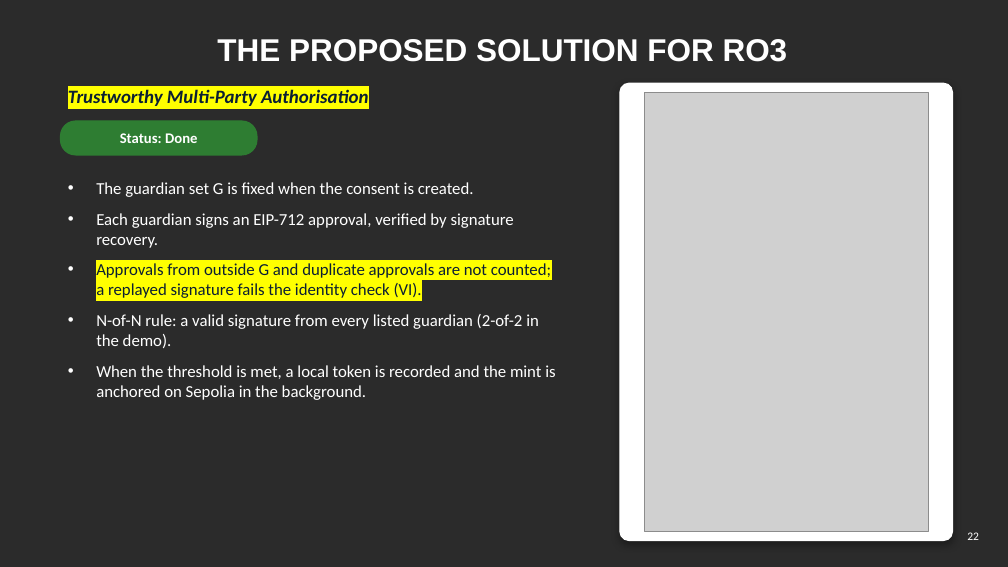
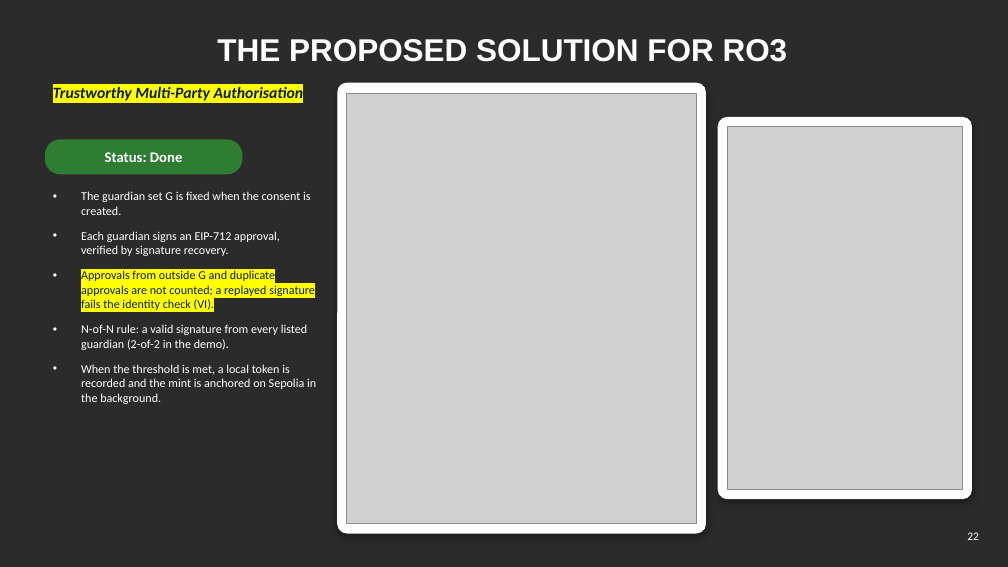
Before and after one commit to yasir12345678900/HealthRWA-Sepolia-Personal-try, a slide deck: slide 22 of docs/Yasir_CA2_Reassessment_Slides_YELLOW_changes.pptx. Drawn at 1008x567 pixels with LibreOffice and Linux fonts; fonts in the diff are those of the drawing; grey boxes stand for pictures; background and template pictures are left out; a plain dark background stands for a picture behind light text. Boxes give left, top, right and bottom in pixels: in the first picture for what was removed or moved away, otherwise in the second. Text is boxed around its words. In the diff, an @@ line names an element or a change of style, - is before the commit and + after.

```diff
--- a/docs/Yasir_CA2_Reassessment_Slides_YELLOW_changes.pptx
+++ b/docs/Yasir_CA2_Reassessment_Slides_YELLOW_changes.pptx
@@ text "Trustworthy Multi-Party Authorisation" moved from (x1=68, y1=89, x2=369, y2=106) to (x1=53, y1=85, x2=304, y2=103) @@
@@ text "Trustworthy Multi-Party Authorisation" at (x1=53, y1=85, x2=304, y2=103): size 18 to 15 pt; vertical alignment middle to top @@
@@ rounded rectangle added at (x1=338, y1=83, x2=706, y2=533), fill #FFFFFF, outline #FFFFFF 1 pt @@
@@ picture added at (x1=347, y1=93, x2=696, y2=523) @@
@@ rounded rectangle resized from (x1=620, y1=83, x2=953, y2=541) to (x1=718, y1=117, x2=972, y2=498) @@
@@ rounded rectangle at (x1=718, y1=117, x2=972, y2=498): proportions changed @@
@@ text "Status: Done" moved from (x1=120, y1=133, x2=197, y2=143) to (x1=105, y1=152, x2=182, y2=162) @@
@@ rounded rectangle moved from (x1=60, y1=121, x2=257, y2=155) to (x1=45, y1=140, x2=242, y2=174) @@
@@ picture resized from (x1=644, y1=92, x2=929, y2=532) to (x1=727, y1=126, x2=963, y2=489) @@
@@ text "The guardian set G is ..." moved from (x1=96, y1=182, x2=555, y2=400) to (x1=81, y1=191, x2=316, y2=404) @@
@@ text "The guardian set G is ..." at (x1=81, y1=191, x2=316, y2=404): size 16 to 11.5 pt @@
```
Also in this commit, not shown: 5 other slides changed, 3 other files.
